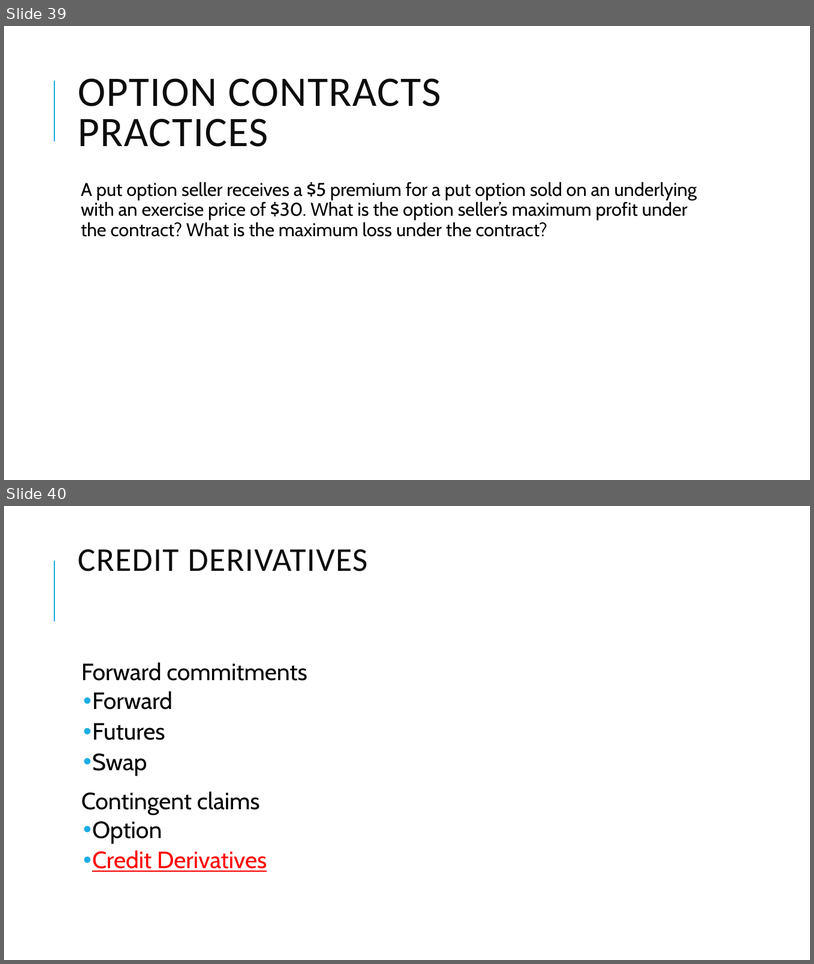
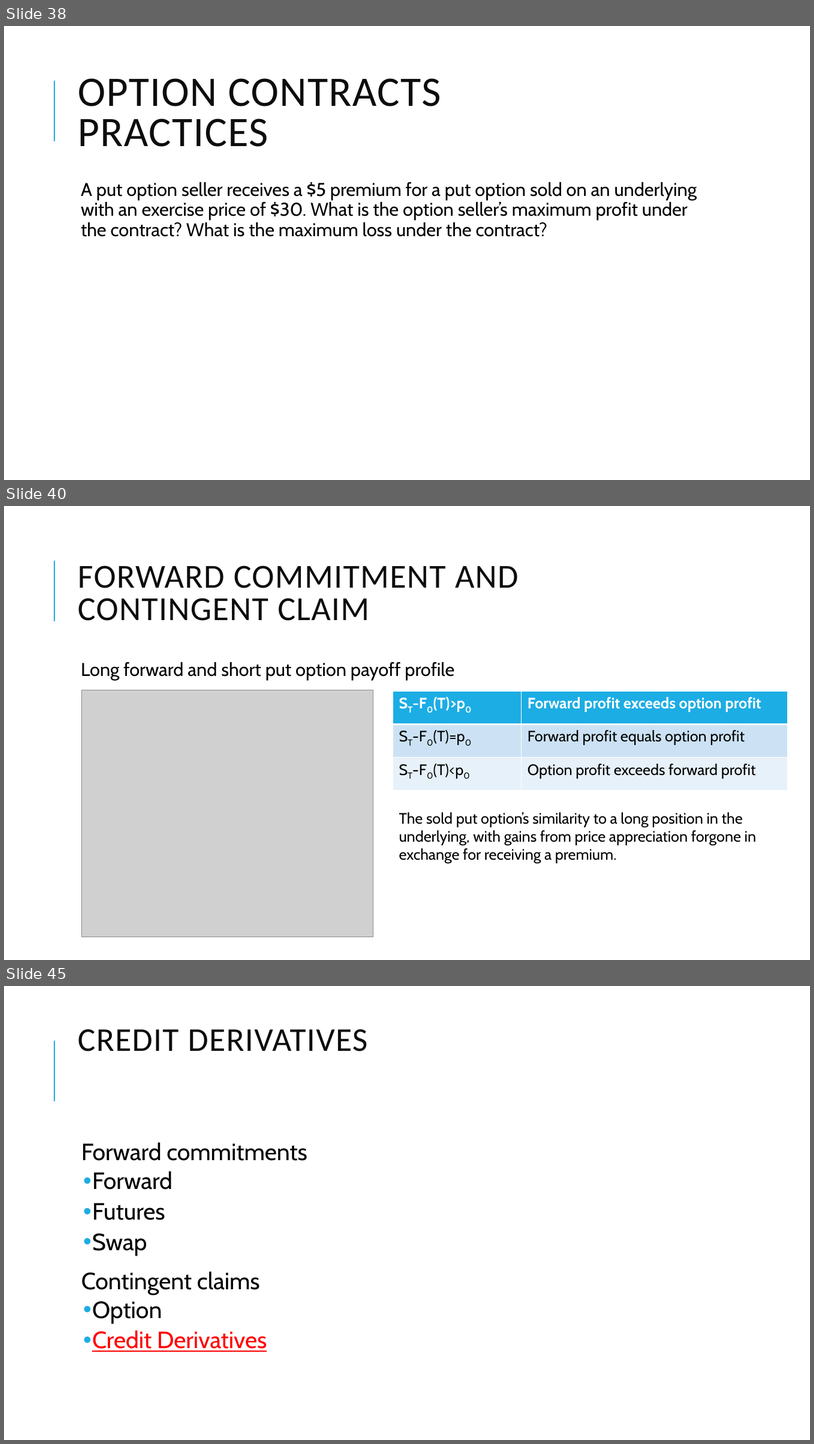
Before and after one commit to Isco0530/data, a slide deck: Derivatives.pptx. Shown one above the other, each under a label of ours: slides 39 and 40 before the commit, slides 38, 40 and 45 after it; the slides between them are not shown. The pictures are 814x964 and 814x1444 pixels, drawn with LibreOffice and Linux fonts; fonts in the diff are those of the drawing; grey boxes stand for pictures; background and template pictures are left out. Boxes give left, top, right and bottom in pixels: in the first picture for what was removed or moved away, otherwise in the second. Text is boxed around its words. In the diff, an @@ line names an element or a change of style, - is before the commit and + after.

```diff
--- a/Derivatives.pptx
+++ b/Derivatives.pptx
@@ slide 40 added at (4, 506, 810, 960), background #FFFFFF; not listed: 1 template element that a slide beside it also shows @@
@@ title added at (78, 565, 519, 621), 40 pt, text #0D0D0D @@
+FORWARD COMMITMENT AND CONTINGENT CLAIM
@@ text added at (81, 662, 455, 680), 22 pt, text #000000 @@
+  Long forward and short put option payoff profile
@@ picture added at (81, 690, 374, 937) @@
@@ table added at (393, 691, 788, 790), 3 rows, 2 columns @@
+ST-F0(T)>p0 | Forward profit exceeds option profit
+ST-F0(T)=p0 | Forward profit equals option profit
+ST-F0(T)<p0 | Option profit exceeds forward profit
@@ text added at (399, 812, 756, 864), 18 pt, text #000000 @@
+The sold put option’s similarity to a long position in the underlying, with gains from price appreciation forgone in exchange for receiving a premium.
@@ what was slide 39 is now slide 38 @@
@@ what was slide 40 is now slide 45 @@
```
Also in this commit, not shown: 10 slides changed, 4 other slides added, 7 slides removed.
